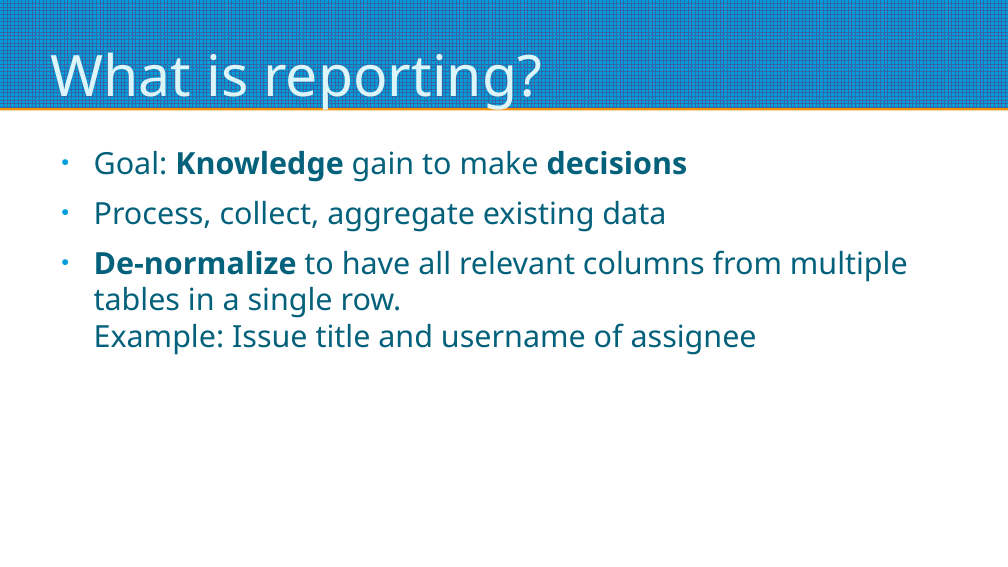
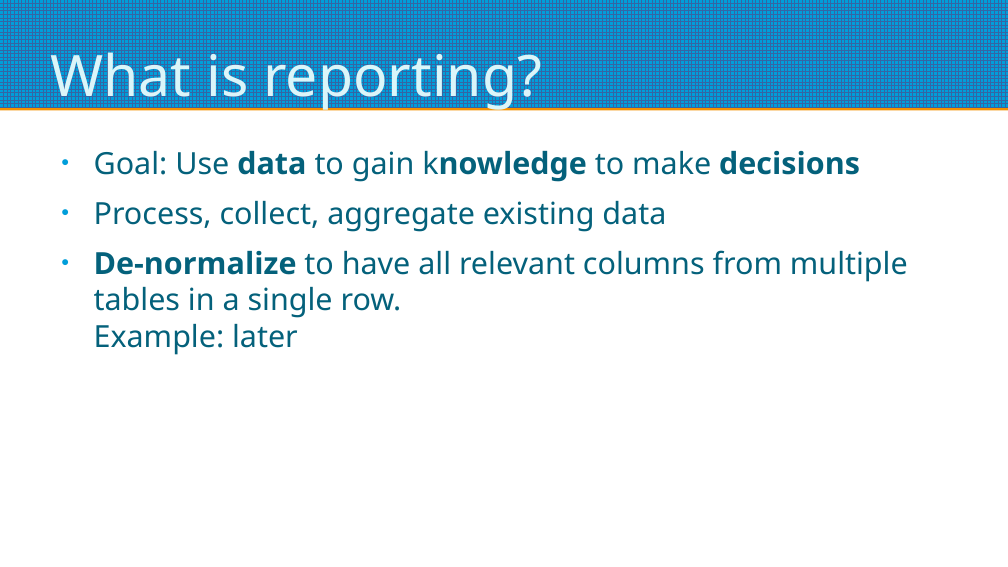
Before and after one commit to roskakori/django-reporting-with-raw-sql, a slide deck: slide 15 of Django reporting with raw SQL.odp (slide 14 before the commit). Drawn at 1008x567 pixels with LibreOffice and Linux fonts; fonts in the diff are those of the drawing. Boxes give left, top, right and bottom in pixels: in the first picture for what was removed or moved away, otherwise in the second. Text is boxed around its words. In the diff, an @@ line names an element or a change of style, - is before the commit and + after.

Commit message:
#1 Fix database views and add example for round trip engineering

```diff
--- a/Django reporting with raw SQL.odp
+++ b/Django reporting with raw SQL.odp
@@ text at [94, 150, 860, 182]: text changed; bold off @@
-● Goal: Knowledge gain to make decisions
+● Goal: Use data to gain knowledge to make decisions
@@ text at [94, 250, 908, 355]: text changed @@
-● De-normalize to have all relevant columns from multiple tables in a single row.
-  Example: Issue title and username of assignee
+● De-normalize to have all relevant columns from multiple tables in a single row.
+  Example: later
```
Also in this commit, not shown: 6 other slides changed, 29 slides added, 18 slides removed, 9 other files.
